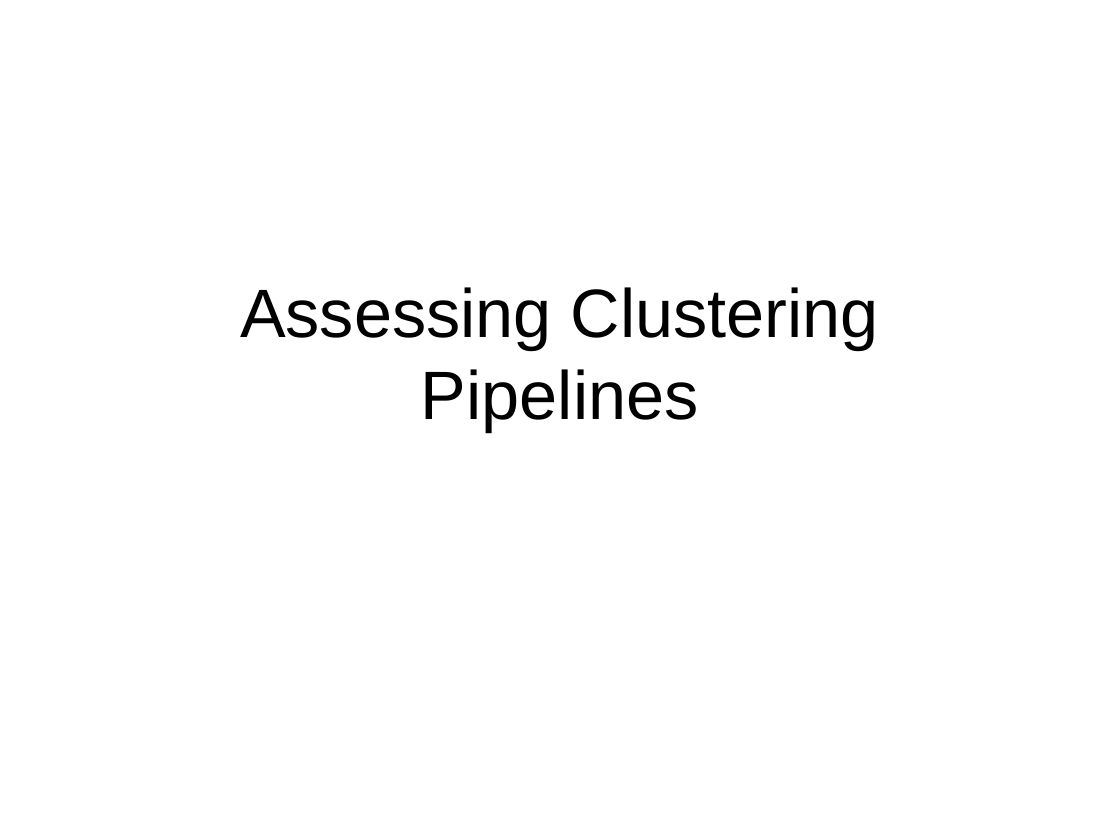
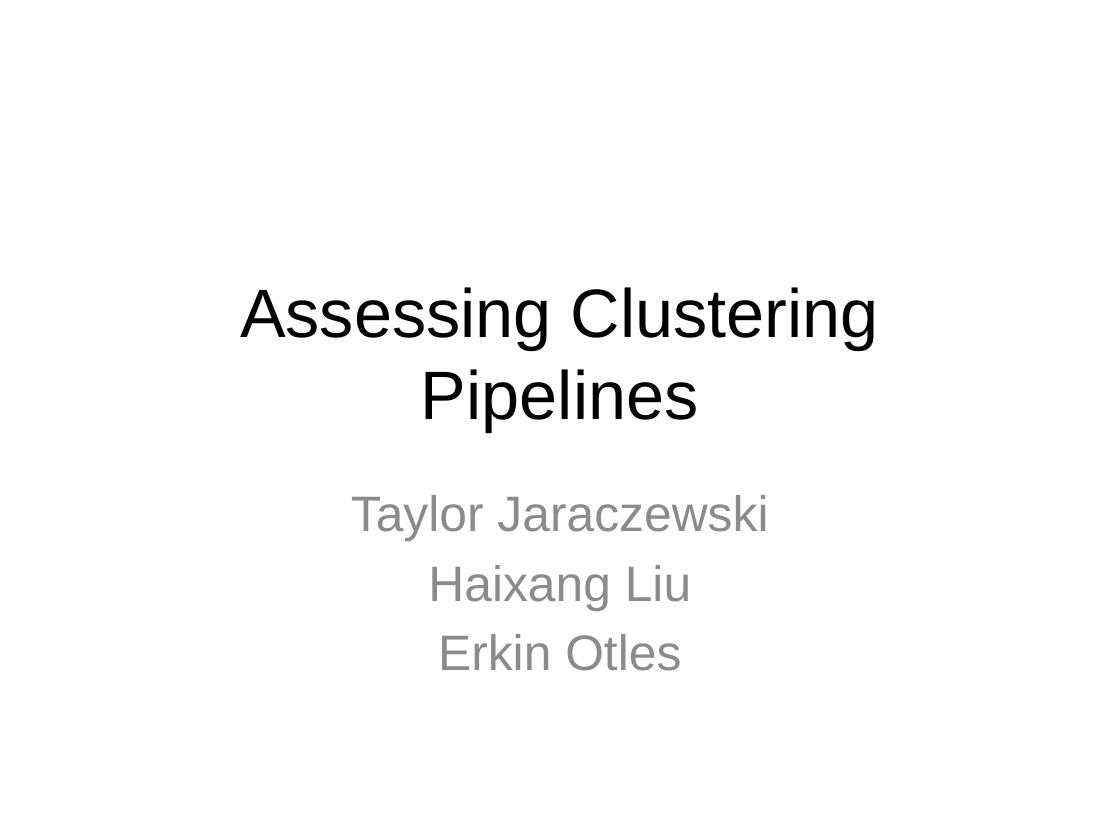
Before and after one commit to eotles/CS838, a slide deck: slide 1 of ProjectPresentation.pptx. Drawn at 1120x840 pixels with LibreOffice and Linux fonts; fonts in the diff are those of the drawing. Boxes give left, top, right and bottom in pixels: in the first picture for what was removed or moved away, otherwise in the second. Text is boxed around its words. In the diff, an @@ line names an element or a change of style, - is before the commit and + after.

```diff
--- a/ProjectPresentation.pptx
+++ b/ProjectPresentation.pptx
@@ subtitle added at box(351, 495, 768, 671), 32 pt, text #8C8C8C @@
+Taylor Jaraczewski
+Haixang Liu
+Erkin Otles
```
Also in this commit, not shown: 3 other slides changed, 8 slides added, 5 slides removed.
